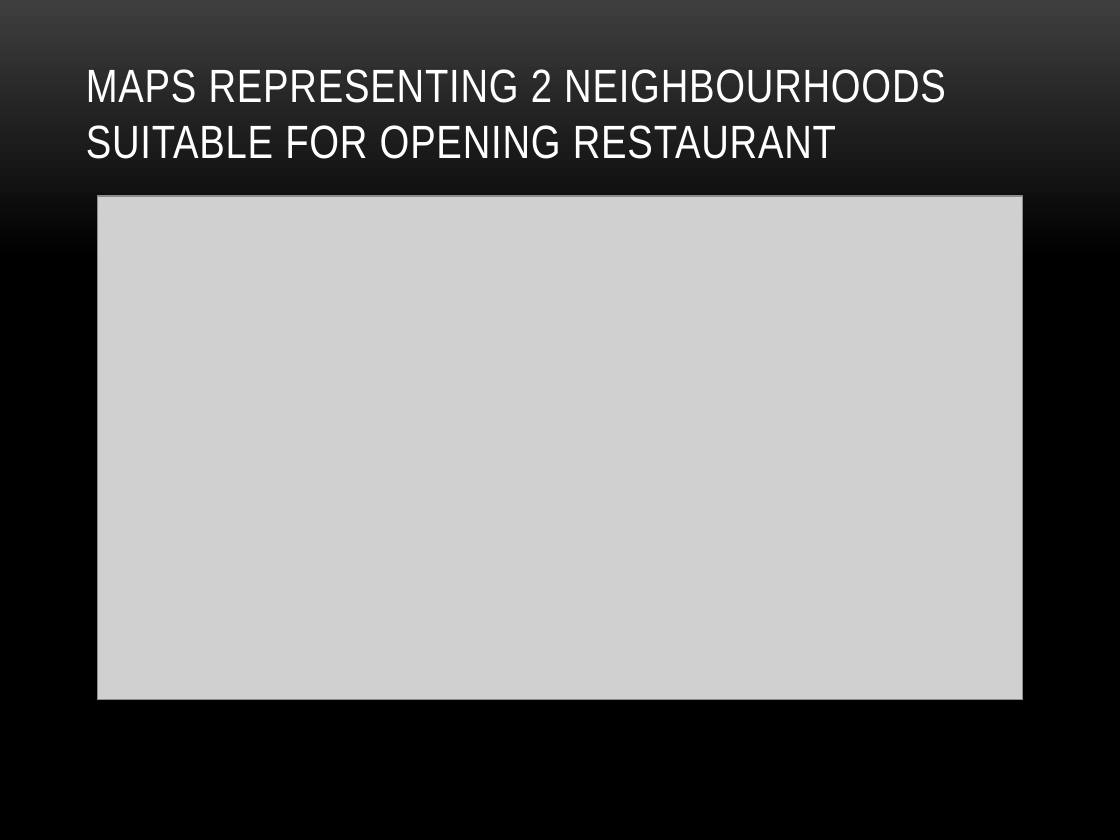
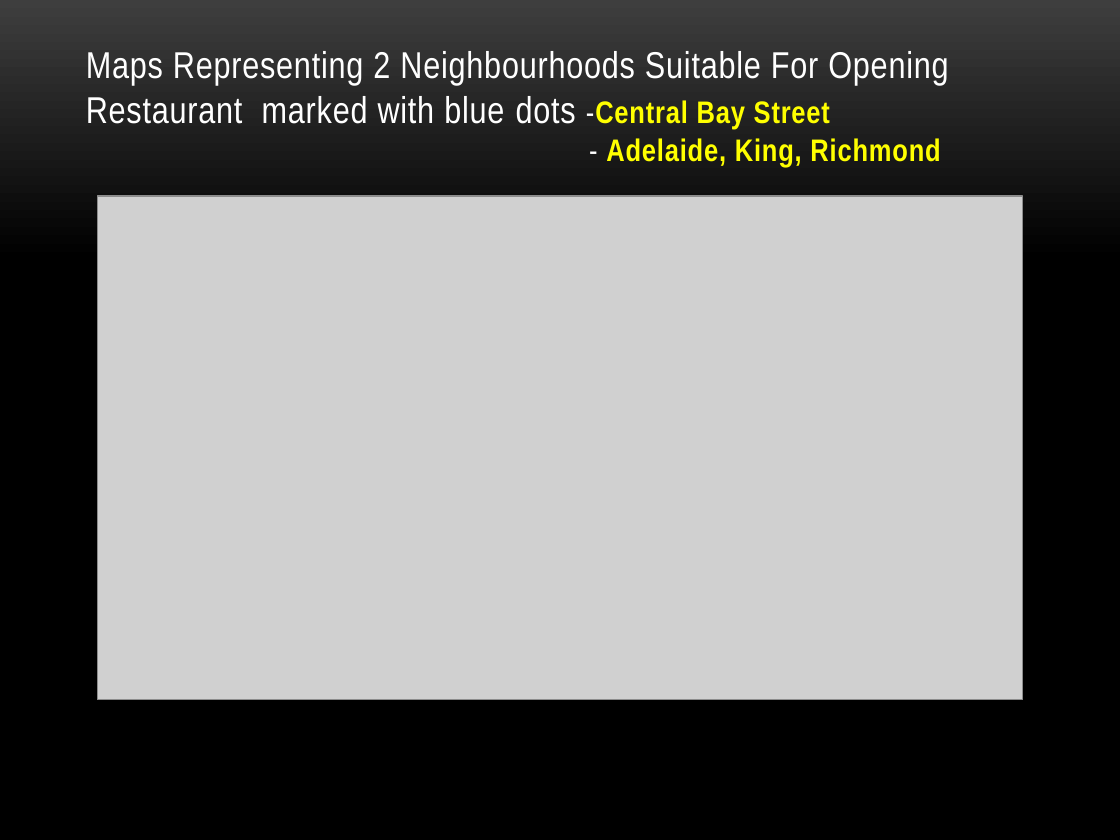
Before and after one commit to LovinChristy/COURSERA_CAPSTONE_PROJECT, a slide deck: slide 8 of Presentation_Capstone_Project.pptx (slide 7 before the commit). Drawn at 1120x840 pixels with LibreOffice and Linux fonts; fonts in the diff are those of the drawing; grey boxes stand for pictures; background and template pictures are left out. Boxes give left, top, right and bottom in pixels: in the first picture for what was removed or moved away, otherwise in the second. Text is boxed around its words. In the diff, an @@ line names an element or a change of style, - is before the commit and + after.

```diff
--- a/Presentation_Capstone_Project.pptx
+++ b/Presentation_Capstone_Project.pptx
@@ title at (86, 51, 948, 167): text changed; size 30 to 24 pt @@
-MAPS REPRESENTING 2 NEIGHBOURHOODS SUITABLE FOR OPENING RESTAURANT
+Maps Representing 2 Neighbourhoods Suitable For Opening Restaurant marked with blue dots -Central Bay Street
+- Adelaide, King, Richmond
```
Also in this commit, not shown: 4 other slides changed, 1 slide added, 1 other file.
